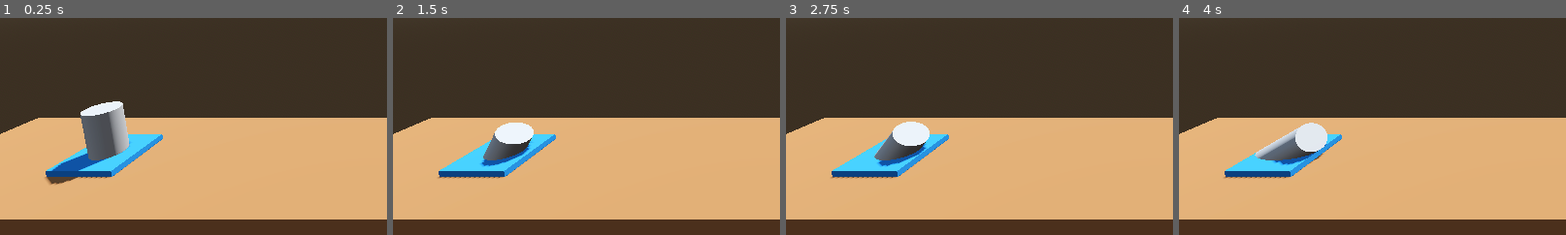
Above: before the commit, frames 1-4 (left to right).
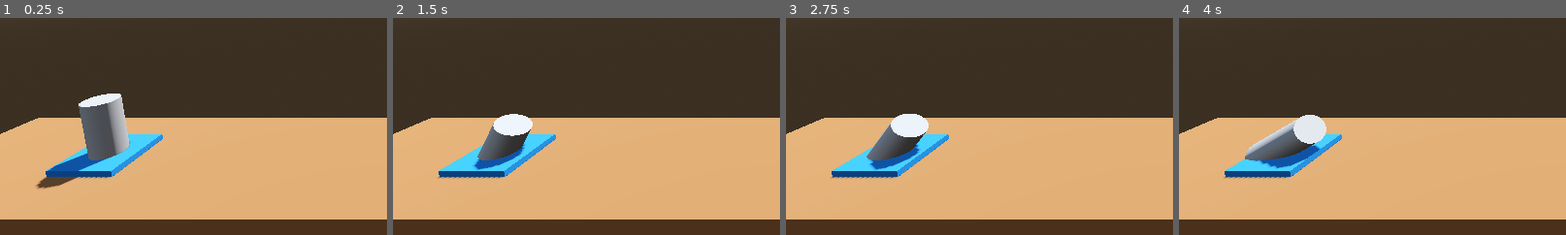
Above: after the commit, the same moments.

Repository: digdug2600/ProjectBoost
Game: Godot game, scene res://Level/level.tscn
Same seed, same stepped clock (60 frames per second), same inputs: the game is played once before the commit and once after it.
Inputs:
- Up to frame 1 (0.25 s): no input
- Up to frame 2 (1.5 s): tap Enter (ui_accept) at 0.5, 0.77 s; hold Right (ui_right) 0.53-1.28 s; hold Left (ui_left) from 1.28 s (still down)
- Up to frame 3 (2.75 s): tap Enter (ui_accept) at 1.52 s; release Left (ui_left) at 2.03 s; hold Right (ui_right) from 2.03 s (still down)
- Up to frame 4 (4 s): tap Enter (ui_accept) at 3.02, 3.77 s; release Right (ui_right) at 3.53 s; hold Left (ui_left) from 3.53 s (still down)
The pictures show only the part of the screen within x 0-50%, y 50-100%; the shares and areas given below are measured in that part.

The runs differ from the first frame. In frame 1, 1.1% of the frame differs, in the area x 9-32%, y 34-79%; in frame 2, 1.3%; in frame 3, 1.4%; in frame 4, 2.4%, in the area x 17-39%, y 44-70%.

Commit message:
updated level

Diff:
--- a/Level/level.tscn
+++ b/Level/level.tscn
@@ -52,4 +52,4 @@
 transform = Transform3D(1, 0, 0, 0, 0.986286, 0.165048, 0, -0.165048, 0.986286, -0.035, 6.255, 8.76)
 
 [node name="Player" parent="." instance=ExtResource("1_0w41y")]
-transform = Transform3D(1, 0, 0, 0, 1, 0, 0, 0, 1, -9.46877, 1, 0)
+transform = Transform3D(1, 0, 0, 0, 1, 0, 0, 0, 1, -9.46877, 1.30558, 0)
